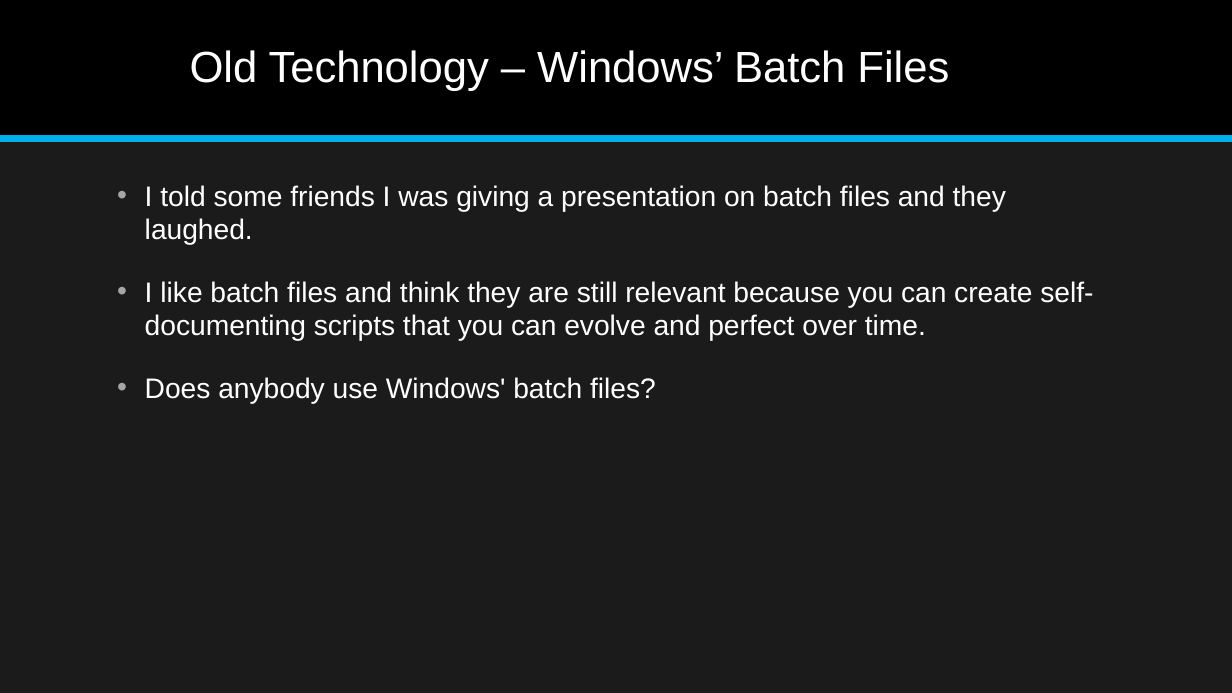
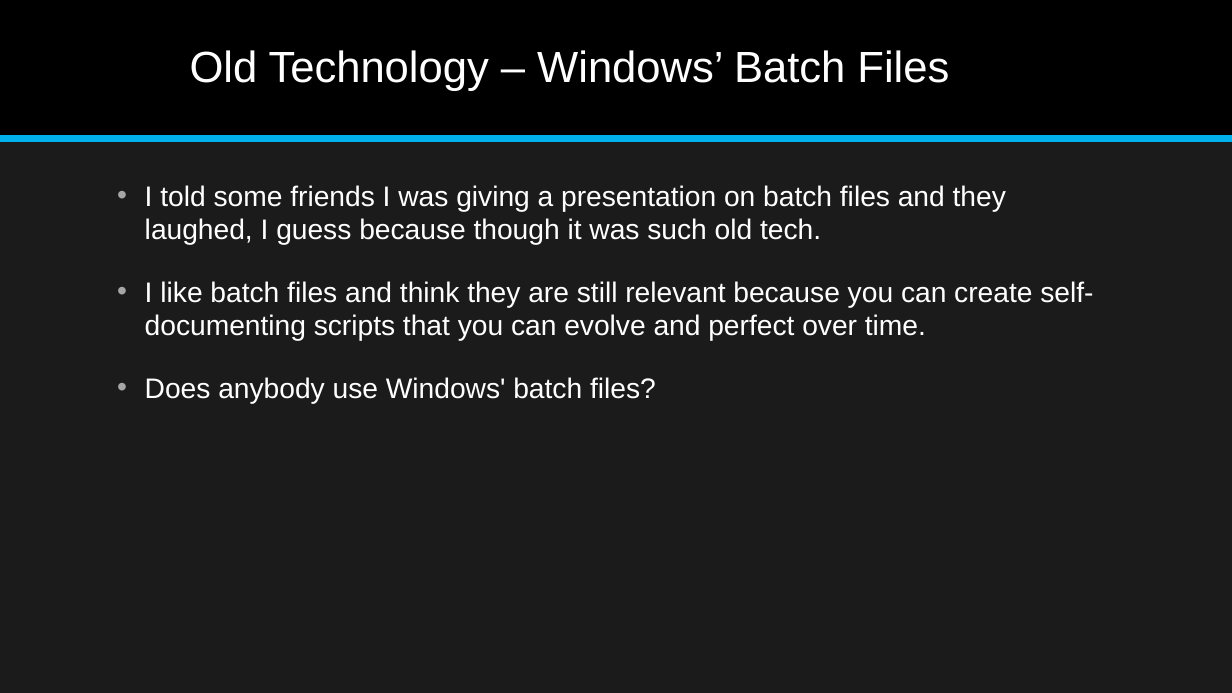
Before and after one commit to jonathan-r-jones/Composable-Batch-Files, a slide deck: slide 1 of Composable Batch File Helper.pptx. Drawn at 1232x693 pixels with LibreOffice and Linux fonts; fonts in the diff are those of the drawing. Boxes give left, top, right and bottom in pixels: in the first picture for what was removed or moved away, otherwise in the second. Text is boxed around its words. In the diff, an @@ line names an element or a change of style, - is before the commit and + after.

```diff
--- a/Composable Batch File Helper.pptx
+++ b/Composable Batch File Helper.pptx
@@ text at (145,185,1006,245): text changed @@
-• I told some friends I was giving a presentation on batch files and they laughed.
+• I told some friends I was giving a presentation on batch files and they laughed, I guess because though it was such old tech.
```
Also in this commit, not shown: 4 other slides changed, 1 slide added, 1 slide removed, 1 other file.
